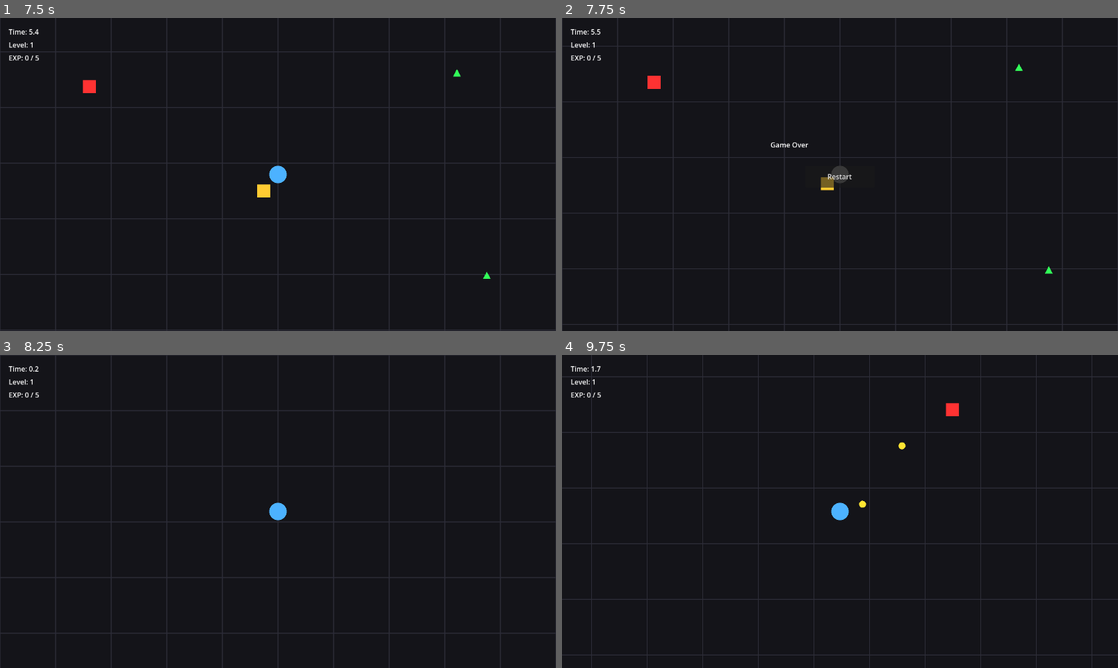
Above: before the commit, frames 1-4 (two rows, left to right).
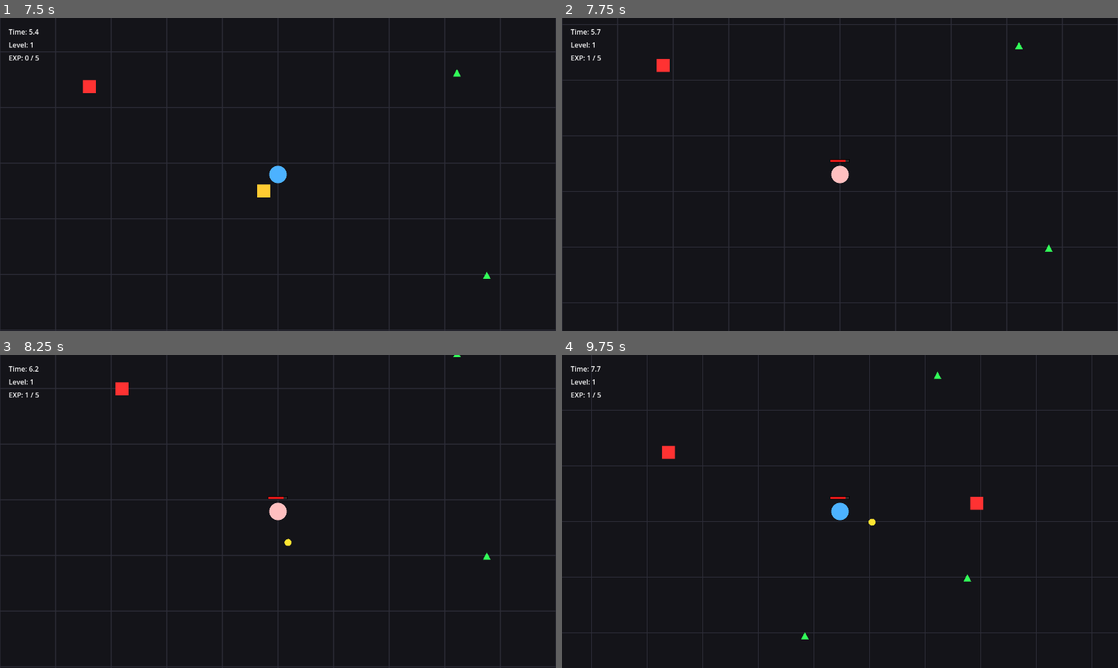
Above: after the commit, the same moments.

Repository: EthanAGi/CircleSurvivor
Game: Godot game, scene res://scenes/main_menu.tscn
The game is run twice, just before and just after one commit, with the same random seed, the same clock (stepped at 60 frames per second) and the same inputs.
Inputs (mouse positions are in pixels of both pictures, inside the frame that each line leads up to):
- Up to frame 1 (7.5 s): click "Start" at 0.5 s; click "Test Character" at 1.25 s; click "Test Level" at 2 s; tap Enter at 2.75 s; hold D (move_right) 2.78-3.53 s; hold S (move_down) 3.53-4.28 s; hold D (move_right) 4.28-5.03 s; hold W (move_up) 5.03-5.78 s; hold A (move_left) 5.78-7.28 s; hold S (move_down) from 7.28 s (still down)
- Up to frame 2 (7.75 s): keep holding S (move_down)
- Up to frame 3 (8.25 s): release S (move_down) at 8 s; click (278, 514) at 8 s, where only the run before the commit has a clickable "Restart"
- Up to frame 4 (9.75 s): hold D (move_right) 8.78-9.53 s; hold W (move_up) from 9.53 s (still down)

Frame 1 is identical in both runs. In frame 2, 3.2% of the frame differs, in the area x 0-100%, y 2-98%; in frame 3, 1.6%; in frame 4, 2.9%.

Commit message:
Add: Missile AOE Visual, Health System

Diff:
--- a/scripts/main.gd
+++ b/scripts/main.gd
@@ -543,7 +543,7 @@
 		return
 
 	if body == player:
-		player.die()
+		player.take_damage(1)
 
 func _on_player_died() -> void:
 	game_over = true
--- a/scripts/missile.gd
+++ b/scripts/missile.gd
@@ -6,9 +6,16 @@
 @export var lifetime: float = 4.0
 @export var explosion_radius: float = 70.0
 
+# How long the explosion indicator stays visible
+@export var explosion_visual_duration: float = 0.30
+
 var direction: Vector2 = Vector2.RIGHT
 var target: Area2D = null
 var exploded: bool = false
+
+# Explosion animation tracking
+var explosion_timer: float = 0.0
+var current_explosion_draw_radius: float = 0.0
 
 func _ready() -> void:
 	area_entered.connect(_on_area_entered)
@@ -20,6 +27,7 @@
 
 func _process(delta: float) -> void:
 	if exploded:
+		_update_explosion_visual(delta)
 		return
 
 	if target != null and is_instance_valid(target):
@@ -43,7 +51,17 @@
 		return
 
 	exploded = true
+	explosion_timer = 0.0
 
+	# Stop interacting after explosion begins
+	monitoring = false
+	monitorable = false
+
+	var collision_shape: CollisionShape2D = $CollisionShape2D
+	if collision_shape != null:
+		collision_shape.set_deferred("disabled", true)
+
+	# Damage enemies currently overlapping
 	var areas: Array[Area2D] = get_overlapping_areas()
 	for area in areas:
 		if area == self:
@@ -51,6 +69,7 @@
 		if area.has_method("take_damage"):
 			area.take_damage(damage)
 
+	# Damage everything inside explosion radius
 	var state: PhysicsDirectSpaceState2D = get_world_2d().direct_space_state
 	var params: PhysicsShapeQueryParameters2D = PhysicsShapeQueryParameters2D.new()
 
@@ -72,9 +91,60 @@
 		if collider != null and collider.has_method("take_damage"):
 			collider.take_damage(damage)
 
-	queue_free()
+	# Start the visual at the full AoE radius
+	current_explosion_draw_radius = explosion_radius
+	queue_redraw()
+
+func _update_explosion_visual(delta: float) -> void:
+	explosion_timer += delta
+
+	var progress: float = explosion_timer / explosion_visual_duration
+	progress = clamp(progress, 0.0, 1.0)
+
+	# Makes the circle shrink and grow during the brief explosion effect.
+	# This oscillates smoothly, then fades out at the end.
+	var pulse: float = sin(progress * PI * 2.0)
+	var scale_amount: float = 1.0 + (pulse * 0.18)
+
+	current_explosion_draw_radius = explosion_radius * scale_amount
+
+	queue_redraw()
+
+	if explosion_timer >= explosion_visual_duration:
+		queue_free()
 
 func _draw() -> void:
+	if exploded:
+		# Fade out near the end
+		var alpha_progress: float = 1.0 - clamp(explosion_timer / explosion_visual_duration, 0.0, 1.0)
+
+		# Outer translucent red explosion area
+		draw_circle(
+			Vector2.ZERO,
+			current_explosion_draw_radius,
+			Color(1.0, 0.1, 0.1, 0.22 * alpha_progress)
+		)
+
+		# Bright red outline to clearly show range
+		draw_arc(
+			Vector2.ZERO,
+			current_explosion_draw_radius,
+			0.0,
+			TAU,
+			64,
+			Color(1.0, 0.0, 0.0, 0.95 * alpha_progress),
+			3.0
+		)
+
+		# Small red center dot
+		draw_circle(
+			Vector2.ZERO,
+			5.0,
+			Color(1.0, 0.0, 0.0, 1.0 * alpha_progress)
+		)
+
+		return
+
 	var points: PackedVector2Array = PackedVector2Array([
 		Vector2(14, 0),
 		Vector2(-10, 8),
--- a/scripts/player.gd
+++ b/scripts/player.gd
@@ -4,11 +4,15 @@
 signal shoot_requested(position: Vector2)
 signal exp_changed(level: int, current_exp: int, exp_to_next: int)
 signal leveled_up(level: int)
+signal health_changed(current_health: int, max_health: int)
 
 @export var speed: float = 250.0
 @export var starting_level: int = 1
 @export var starting_exp_to_next: int = 5
 @export var exp_growth_per_level: int = 3
+
+@export var max_health: int = 5
+@export var contact_invulnerability_time: float = 0.75
 
 @onready var fire_timer: Timer = $FireTimer
 
@@ -18,20 +22,37 @@
 var current_exp: int = 0
 var exp_to_next: int = 5
 
+var current_health: int = 0
+var can_take_damage: bool = true
+var damage_invulnerability_timer: float = 0.0
+
 func _ready() -> void:
 	level = starting_level
 	current_exp = 0
 	exp_to_next = starting_exp_to_next
 
+	current_health = max_health
+	can_take_damage = true
+	damage_invulnerability_timer = 0.0
+
 	fire_timer.timeout.connect(_on_fire_timer_timeout)
+
 	exp_changed.emit(level, current_exp, exp_to_next)
+	health_changed.emit(current_health, max_health)
+
 	queue_redraw()
 
-func _physics_process(_delta: float) -> void:
+func _physics_process(delta: float) -> void:
 	if is_dead:
 		velocity = Vector2.ZERO
 		move_and_slide()
 		return
+
+	if not can_take_damage:
+		damage_invulnerability_timer -= delta
+		if damage_invulnerability_timer <= 0.0:
+			can_take_damage = true
+			damage_invulnerability_timer = 0.0
 
 	var input_vector := Vector2.ZERO
 	input_vector.x = Input.get_action_strength("move_right") - Input.get_action_strength("move_left")
@@ -40,6 +61,8 @@
 
 	velocity = input_vector * speed
 	move_and_slide()
+
+	queue_redraw()
 
 func gain_experience(amount: int) -> void:
 	if is_dead:
@@ -61,6 +84,41 @@
 	if not is_dead:
 		fire_timer.start()
 
+func take_damage(amount: int = 1) -> void:
+	if is_dead:
+		return
+
+	if not can_take_damage:
+		return
+
+	current_health -= amount
+	current_health = max(current_health, 0)
+
+	can_take_damage = false
+	damage_invulnerability_timer = contact_invulnerability_time
+
+	health_changed.emit(current_health, max_health)
+	queue_redraw()
+
+	if current_health <= 0:
+		die()
+
+func heal(amount: int) -> void:
+	if is_dead:
+		return
+
+	current_health += amount
+	current_health = min(current_health, max_health)
+
+	health_changed.emit(current_health, max_health)
+	queue_redraw()
+
+func increase_max_health(amount: int) -> void:
+	max_health += amount
+	current_health += amount
+	health_changed.emit(current_health, max_health)
+	queue_redraw()
+
 func die() -> void:
 	if is_dead:
 		return
@@ -77,5 +135,48 @@
 	shoot_requested.emit(global_position)
 
 func _draw() -> void:
-	var color := Color(0.3, 0.7, 1.0) if not is_dead else Color(0.4, 0.4, 0.4)
-	draw_circle(Vector2.ZERO, 20.0, color)
+	var body_color := Color(0.3, 0.7, 1.0)
+
+	if is_dead:
+		body_color = Color(0.4, 0.4, 0.4)
+	elif not can_take_damage:
+		body_color = Color(1.0, 0.75, 0.75)
+
+	draw_circle(Vector2.ZERO, 20.0, body_color)
+
+	_draw_health_bar()
+
+func _draw_health_bar() -> void:
+	if current_health >= max_health:
+		return
+
+	var bar_width: float = 44.0
+	var bar_height: float = 6.0
+	var bar_y: float = -34.0
+
+	var health_ratio: float = float(current_health) / float(max_health)
+	health_ratio = clamp(health_ratio, 0.0, 1.0)
+
+	var bar_position := Vector2(-bar_width / 2.0, bar_y)
+
+	# Background
+	draw_rect(
+		Rect2(bar_position, Vector2(bar_width, bar_height)),
+		Color(0.18, 0.18, 0.18, 0.95),
+		true
+	)
+
+	# Red health fill
+	draw_rect(
+		Rect2(bar_position, Vector2(bar_width * health_ratio, bar_height)),
+		Color(0.9, 0.1, 0.1, 1.0),
+		true
+	)
+
+	# Border
+	draw_rect(
+		Rect2(bar_position, Vector2(bar_width, bar_height)),
+		Color(0.0, 0.0, 0.0, 1.0),
+		false,
+		1.0
+	)
